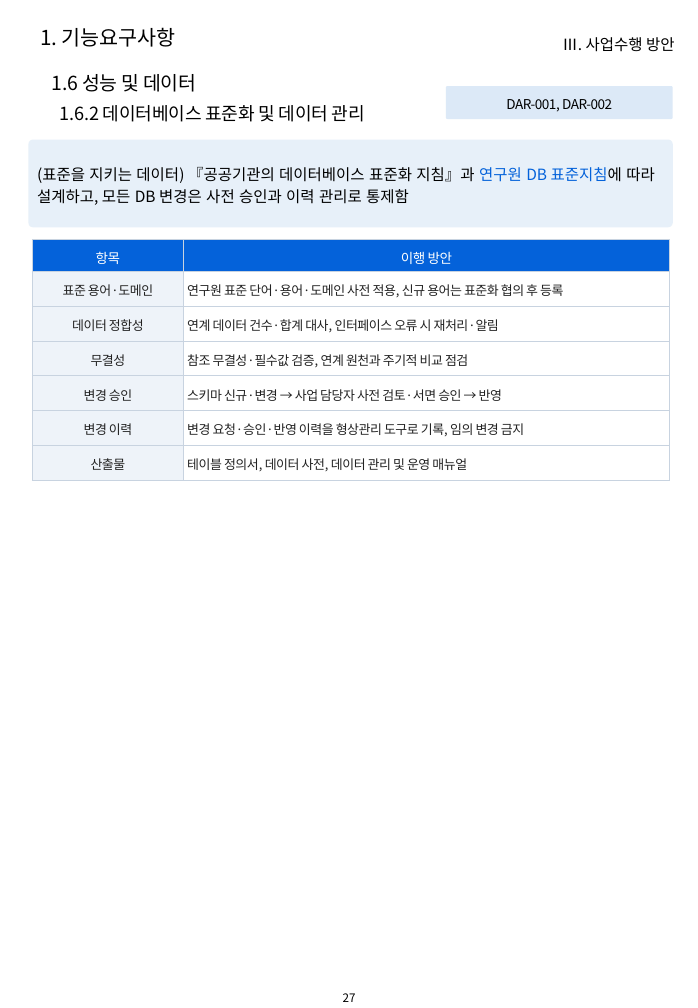
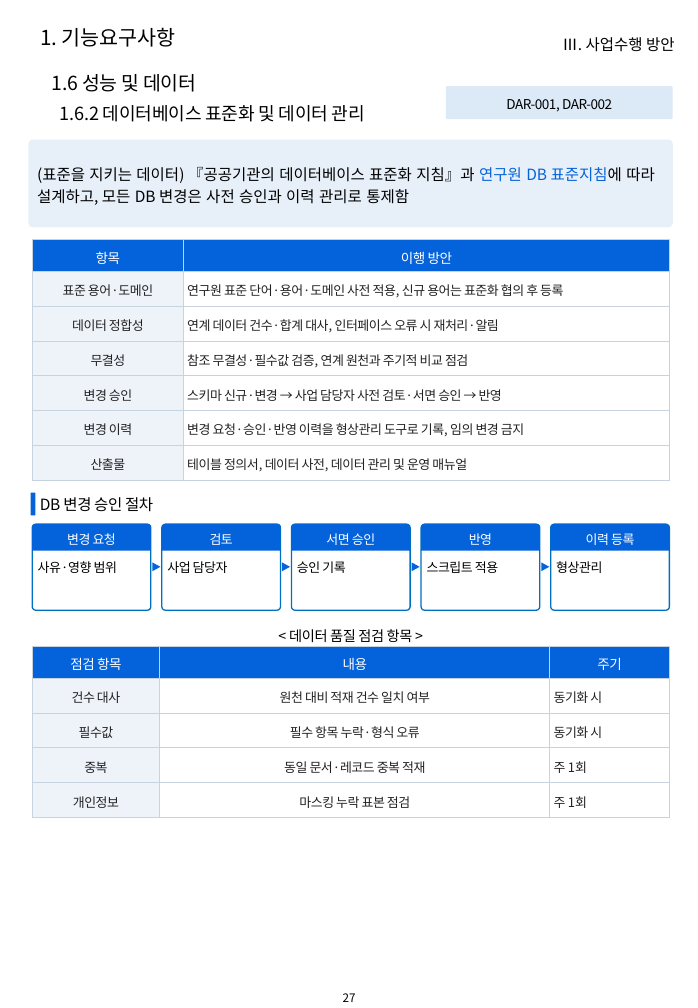
Before and after one commit to hwangsteeve-tech/hbjw, a slide deck: slide 27 of proposals/2026-08_kribb-ai-platform/kribb_proposal.pptx. Drawn at 698x1008 pixels with LibreOffice and Linux fonts; fonts in the diff are those of the drawing; background and template pictures are left out. Boxes give left, top, right and bottom in pixels: in the first picture for what was removed or moved away, otherwise in the second. Text is boxed around its words. In the diff, an @@ line names an element or a change of style, - is before the commit and + after.

```diff
--- a/proposals/2026-08_kribb-ai-platform/kribb_proposal.pptx
+++ b/proposals/2026-08_kribb-ai-platform/kribb_proposal.pptx
@@ rectangle added at (x1=31, y1=492, x2=35, y2=515), fill #0462DA @@
@@ text added at (x1=40, y1=497, x2=153, y2=512), 12 pt, text #000000 @@
+DB 변경 승인 절차
@@ rounded rectangle added at (x1=33, y1=524, x2=151, y2=611), fill #FFFFFF, outline #0070C0 1 pt @@
@@ round same rect added at (x1=33, y1=524, x2=151, y2=550), fill #0462DA, 10 pt, text #FFFFFF @@
+변경 요청
@@ rounded rectangle added at (x1=162, y1=524, x2=280, y2=611), fill #FFFFFF, outline #0070C0 1 pt @@
@@ round same rect added at (x1=162, y1=524, x2=280, y2=550), fill #0462DA, 10 pt, text #FFFFFF @@
+검토
@@ rounded rectangle added at (x1=291, y1=524, x2=409, y2=611), fill #FFFFFF, outline #0070C0 1 pt @@
@@ round same rect added at (x1=291, y1=524, x2=409, y2=550), fill #0462DA, 10 pt, text #FFFFFF @@
+서면 승인
@@ rounded rectangle added at (x1=422, y1=524, x2=540, y2=611), fill #FFFFFF, outline #0070C0 1 pt @@
@@ round same rect added at (x1=422, y1=524, x2=540, y2=550), fill #0462DA, 10 pt, text #FFFFFF @@
+반영
@@ rounded rectangle added at (x1=551, y1=524, x2=669, y2=611), fill #FFFFFF, outline #0070C0 1 pt @@
@@ round same rect added at (x1=551, y1=524, x2=669, y2=550), fill #0462DA, 10 pt, text #FFFFFF @@
+이력 등록
@@ text added at (x1=38, y1=561, x2=117, y2=573), 10 pt, text #000000 @@
+사유·영향 범위
@@ triangle added at (x1=152, y1=563, x2=160, y2=571), fill #0462DA @@
@@ text added at (x1=167, y1=561, x2=228, y2=573), 10 pt, text #000000 @@
+사업 담당자
@@ triangle added at (x1=282, y1=563, x2=290, y2=571), fill #0462DA @@
@@ text added at (x1=297, y1=561, x2=345, y2=573), 10 pt, text #000000 @@
+승인 기록
@@ triangle added at (x1=411, y1=563, x2=420, y2=571), fill #0462DA @@
@@ text added at (x1=427, y1=561, x2=498, y2=573), 10 pt, text #000000 @@
+스크립트 적용
@@ triangle added at (x1=541, y1=563, x2=549, y2=571), fill #0462DA @@
@@ text added at (x1=556, y1=561, x2=602, y2=573), 10 pt, text #000000 @@
+형상관리
@@ text added at (x1=289, y1=629, x2=413, y2=642), 11 pt, text #000000 @@
+< 데이터 품질 점검 항목 >
@@ table added at (x1=33, y1=647, x2=669, y2=817), 5 rows, 3 columns @@
+점검 항목 | 내용 | 주기
+건수 대사 | 원천 대비 적재 건수 일치 여부 | 동기화 시
+필수값 | 필수 항목 누락·형식 오류 | 동기화 시
+중복 | 동일 문서·레코드 중복 적재 | 주 1회
+개인정보 | 마스킹 누락 표본 점검 | 주 1회
```
Also in this commit, not shown: 33 other slides changed, 5 other files.
